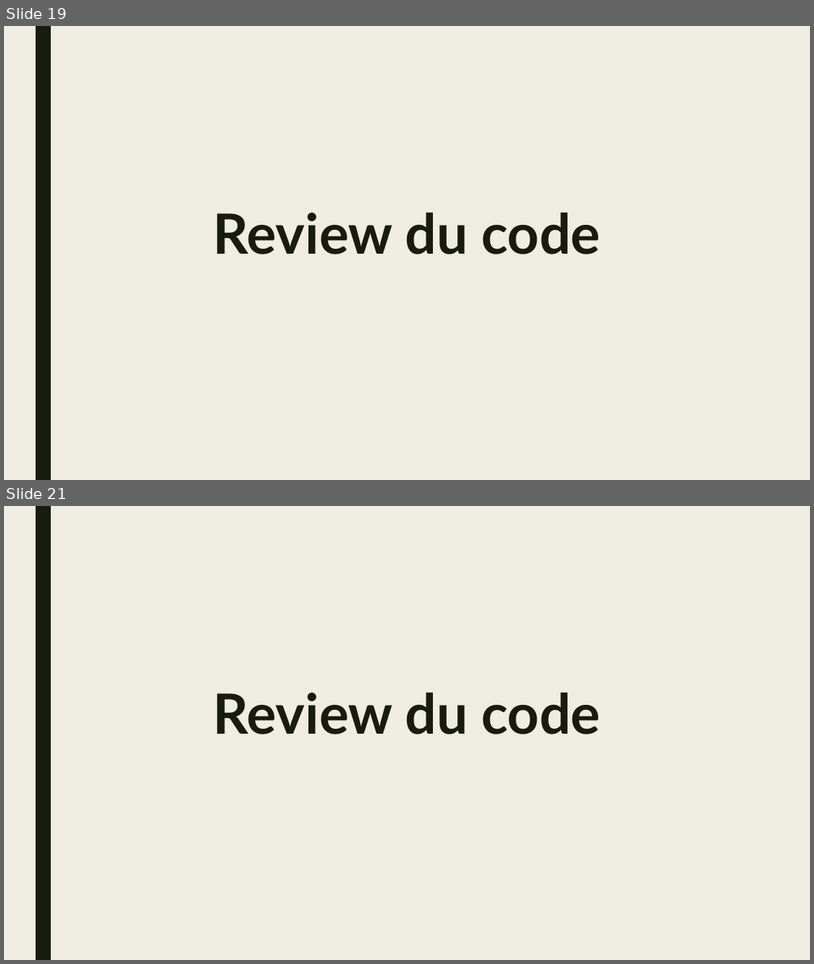
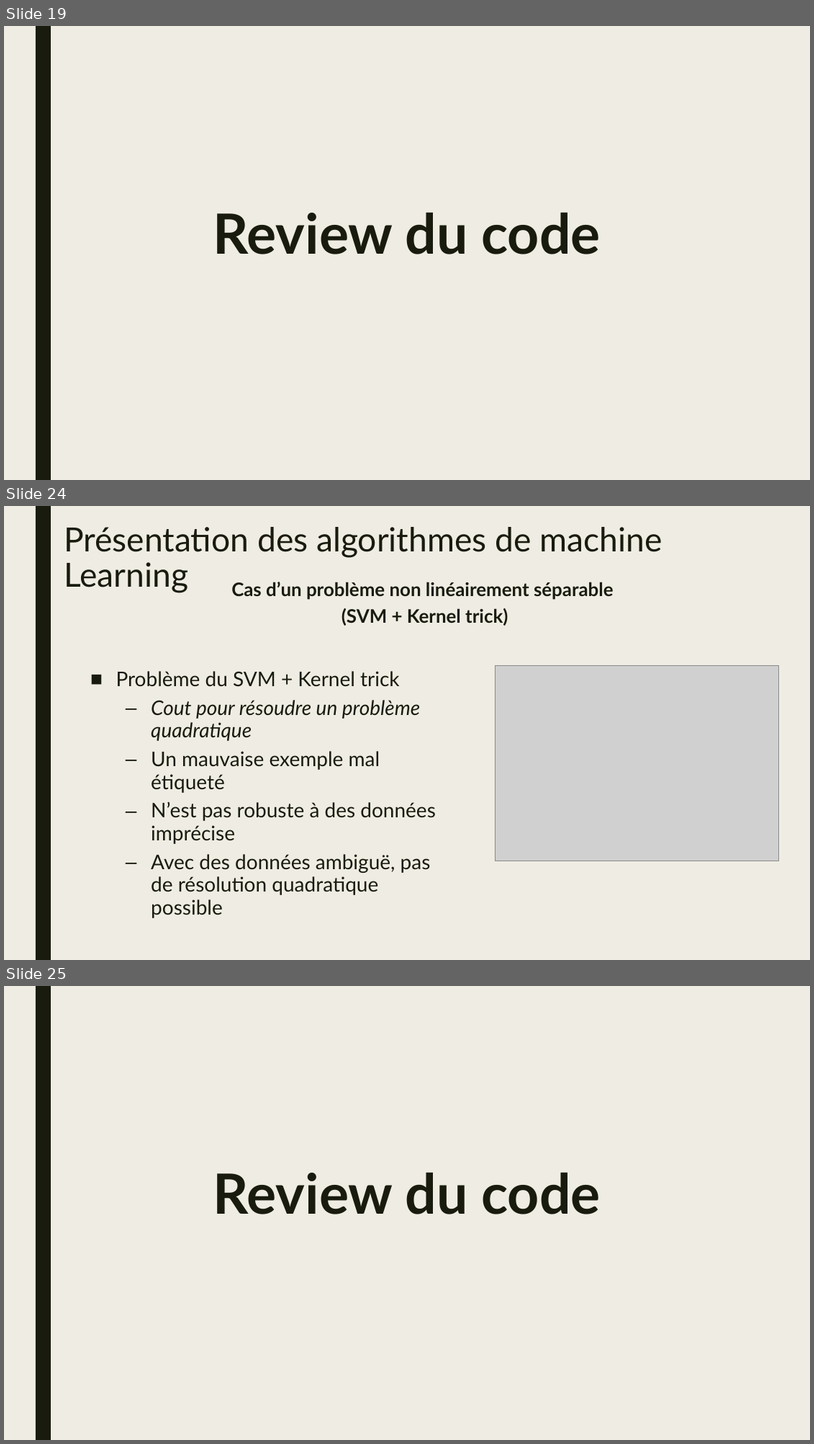
Before and after one commit to natane07/PA-MachineLearning-3ESGI, a slide deck: Project/Docs/Slides/PPT_PA.pptx. Shown one above the other, each under a label of ours: slides 19 and 21 before the commit, slides 19, 24 and 25 after it; the slides between them are not shown. The pictures are 814x964 and 814x1444 pixels, drawn with LibreOffice and Linux fonts; fonts in the diff are those of the drawing; grey boxes stand for pictures. Boxes give left, top, right and bottom in pixels: in the first picture for what was removed or moved away, otherwise in the second. Text is boxed around its words. In the diff, an @@ line names an element or a change of style, - is before the commit and + after.

```diff
--- a/Project/Docs/Slides/PPT_PA.pptx
+++ b/Project/Docs/Slides/PPT_PA.pptx
@@ slide 24 added at (x1=4, y1=506, x2=810, y2=960), background #EFEDE3; not listed: 1 template element that a slide beside it also shows @@
@@ title added at (x1=64, y1=527, x2=663, y2=593), 39.6 pt, text #191B0E @@
+Présentation des algorithmes de machine Learning
@@ text added at (x1=232, y1=582, x2=614, y2=626), 22.2 pt, text #191B0E, bold @@
+Cas d’un problème non linéairement séparable
+(SVM + Kernel trick)
@@ text added at (x1=116, y1=671, x2=436, y2=895), 24 pt, text #191B0E @@
+■ Problème du SVM + Kernel trick
+  – Cout pour résoudre un problème quadratique
+  – Un mauvaise exemple mal étiqueté
+  – N’est pas robuste à des données imprécise
+  – Avec des données ambiguë, pas de résolution quadratique possible
@@ picture added at (x1=495, y1=665, x2=779, y2=860) @@
@@ what was slide 21 is now slide 25 @@
```
Also in this commit, not shown: 5 slides changed, 7 other slides added, 2 slides removed, 3 other files.
